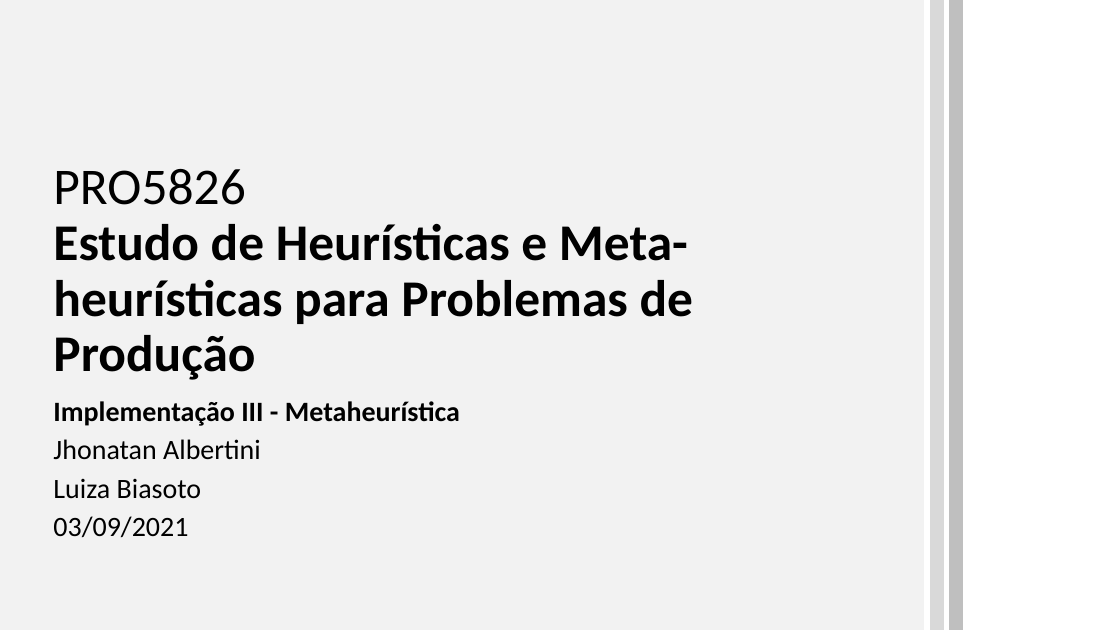
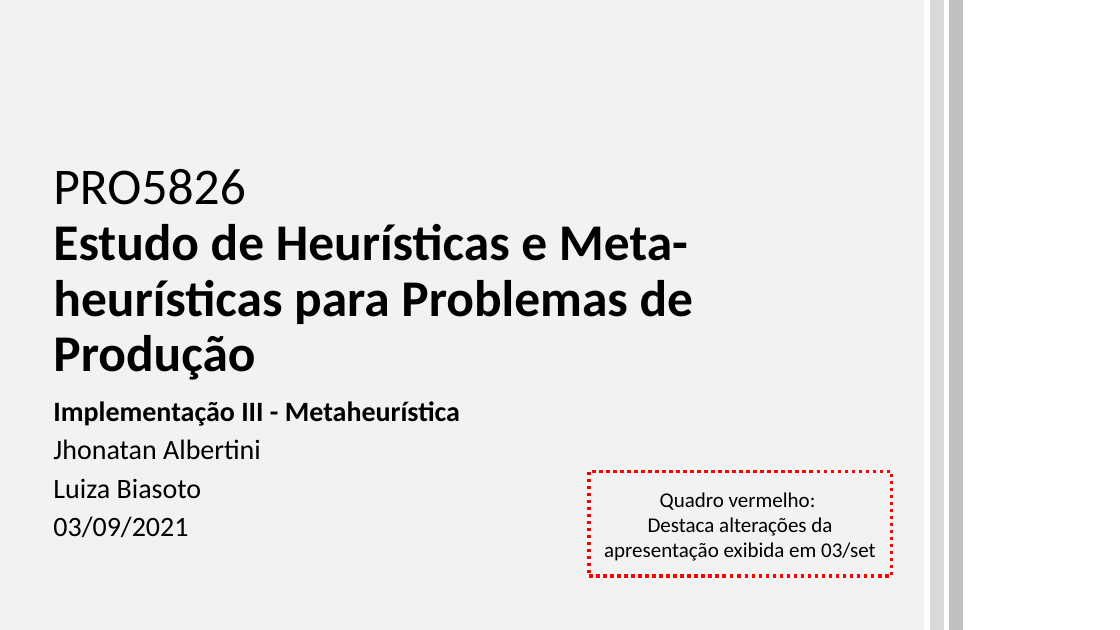
Before and after one commit to lpbiasoto/metaheuristicas, a slide deck: slide 1 of Apresentacao 3/ApresentacaoGA.pptx. Drawn at 1120x630 pixels with LibreOffice and Linux fonts; fonts in the diff are those of the drawing. Boxes give left, top, right and bottom in pixels: in the first picture for what was removed or moved away, otherwise in the second. Text is boxed around its words. In the diff, an @@ line names an element or a change of style, - is before the commit and + after.

```diff
--- a/Apresentacao 3/ApresentacaoGA.pptx
+++ b/Apresentacao 3/ApresentacaoGA.pptx
@@ rectangle added at (589,471,891,576), outline #FF0000 3 pt dashed, 18 pt, text #000000 @@
+Quadro vermelho:
+Destaca alterações da apresentação exibida em 03/set
```
Also in this commit, not shown: 8 other slides changed, 1 slide added, 8 other files.
